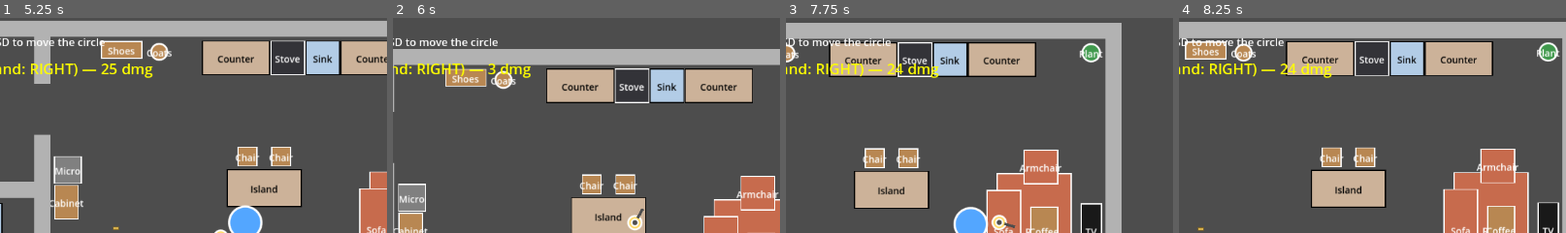
Above: before the commit, frames 1-4 (left to right).
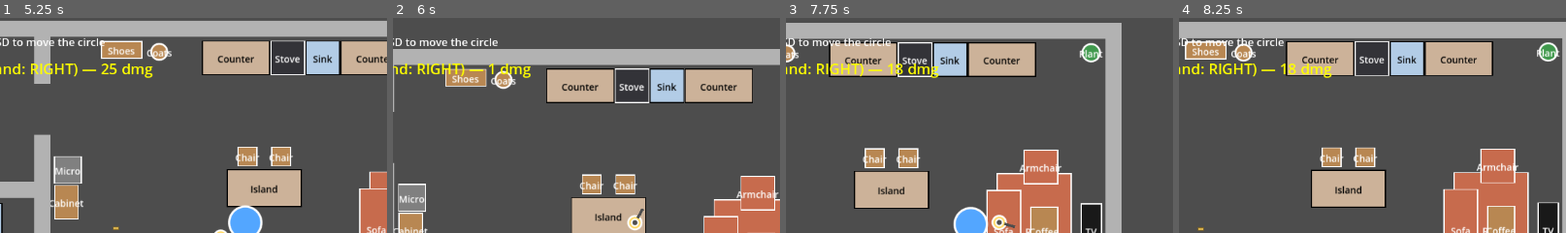
Above: after the commit, the same moments.

Repository: AnthonyThomasson/Example-Godot
Game: Godot game, scene res://scenes/main.tscn
Two runs of this game, one before a commit and one after it. Both use one fixed random seed, a clock stepped at 60 frames per second and the inputs below.
Inputs (mouse positions are % of the whole screen's width and height, from its top left):
- Up to frame 1 (5.25 s): move the mouse to (45, 71) at 0.52 s; hold W (move_up) 0.53-2.03 s; click (45, 71) at 0.6 s; move the mouse to (80, 66) at 1.27 s; tap one key every 0.75 s from 1.35 s: 1 (item_1) 2 (item_2) 3 (item_3) 4 (item_4) 5 (item_5) 6 (item_6); move the mouse to (20, 35) at 2.02 s; hold A (move_left) 2.03-3.53 s; move the mouse to (55, 51) at 2.77 s; click (55, 51) at 2.92 s; move the mouse to (35, 25) at 3.52 s; hold S (move_down) 3.53-4.28 s; move the mouse to (72, 46) at 4.27 s; hold D (move_right) 4.28-5.03 s; move the mouse to (30, 56) at 5.02 s; hold W (move_up) from 5.03 s (still down); click (30, 56) at 5.17 s
- Up to frame 2 (6 s): move the mouse to (60, 28) at 5.77 s; release W (move_up) at 5.78 s; hold D (move_right) from 5.78 s (still down); tap 7 (item_7) at 5.85 s
- Up to frame 3 (7.75 s): keep holding D (move_right); move the mouse to (45, 71) at 6.52 s; tap 8 (item_8) at 6.6 s; move the mouse to (80, 66) at 7.27 s; tap 9 (item_9) at 7.35 s; click (80, 66) at 7.42 s
- Up to frame 4 (8.25 s): move the mouse to (20, 35) at 8.02 s; release D (move_right) at 8.03 s; hold S (move_down) from 8.03 s (still down); tap F (punch) at 8.1 s
The pictures show only the part of the screen within x 21-71%, y 0-50%; the shares and areas given below are measured in that part.

Frame 1 is identical in both runs. In frame 2, less than 0.1% of the frame differs, in the area x 24-27%, y 21-27%; in frame 3, 0.1%, in the area x 26-31%, y 21-27%; in frame 4, 0.1%.

Commit message:
Scale impact damage by projectile speed
Damage dealt on each impact is now scaled by a speed factor
(incoming speed / Config.projectile_speed, the muzzle top speed) in
addition to squareness, so a fast shot hits hard and a slowed bullet
deals proportionally less. Applies to penetrate, blocked, and ricochet
outcomes; fly-over still deals nothing. Computed from the pre-hit speed
in projectile.gd _resolve(). AGENTS.md updated with the v factor.

Co-Authored-By: Claude Opus 4.8 <noreply@anthropic.com>
Claude-Session: https://claude.ai/code/session_01A9dteYnhgmku4ano2b8DAE

Diff:
--- a/scenes/projectile/projectile.gd
+++ b/scenes/projectile/projectile.gd
@@ -107,6 +107,10 @@
 	# 1 = head-on. A zero-length normal (point-blank hit_from_inside) counts as square.
 	var n: Vector2 = result.normal
 	var squareness := 1.0 if n.length() < 0.001 else absf(direction.dot(n))
+	# Speed factor: the bullet's incoming speed relative to the muzzle (top) speed,
+	# so a fast shot hits hard and a slowed one deals proportionally less. Computed
+	# from the pre-hit speed (the branches below bleed it after the impact).
+	var speed_factor := speed / Config.projectile_speed if Config.projectile_speed > 0.0 else 1.0
 
 	var ratings := _ratings_for(body)
 	var coverage: float = ratings.x
@@ -123,7 +127,7 @@
 	# 2. Ricochet (hard material + glancing angle): reduced damage, reflect and keep
 	# going at reduced speed. Not excluded — a bounced bullet can hit things again.
 	if penetration >= Config.penetration_bounce_min and squareness < Config.bounce_square_max:
-		var bounce_dmg := damage * squareness * Config.bounce_damage_retention
+		var bounce_dmg := damage * squareness * speed_factor * Config.bounce_damage_retention
 		direction = direction.bounce(n).normalized()
 		rotation = direction.angle()
 		speed *= Config.bounce_speed_retention
@@ -131,9 +135,9 @@
 		hit.emit(body, bounce_dmg)
 		return
 
-	# 3. Penetrate (everything else): deal squareness-scaled damage, bleed speed
-	# (more when glancing or when the material is hard) and deflect slightly.
-	var dealt := damage * squareness
+	# 3. Penetrate (everything else): deal squareness- and speed-scaled damage, bleed
+	# speed (more when glancing or when the material is hard) and deflect slightly.
+	var dealt := damage * squareness * speed_factor
 	# Too slow to punch through: the object blocks the bullet — it takes the impact
 	# and then stops (embeds). Speed is zeroed so the physics loop frees it.
 	if speed < Config.penetration_min_speed:
Not shown, changed: AGENTS.md
